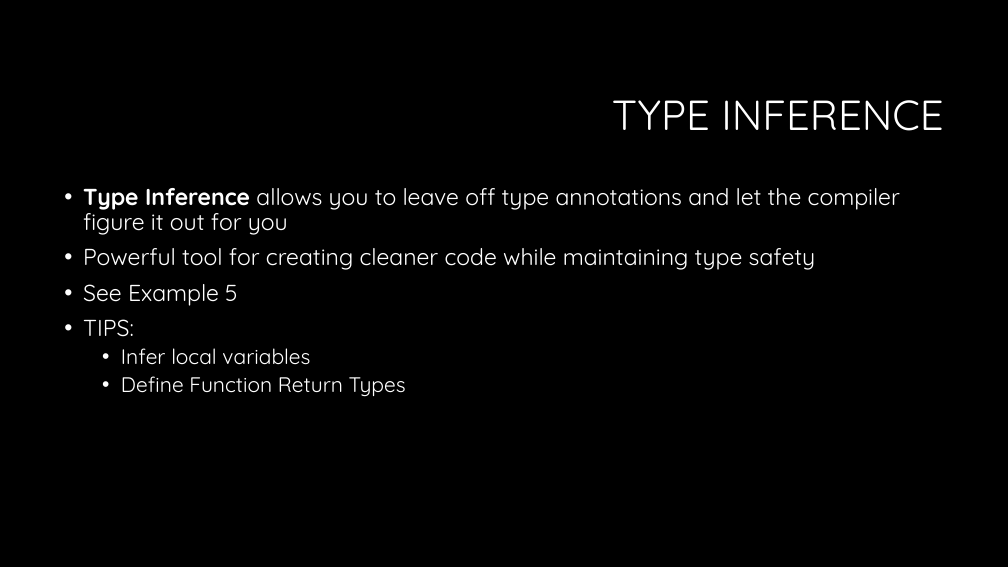
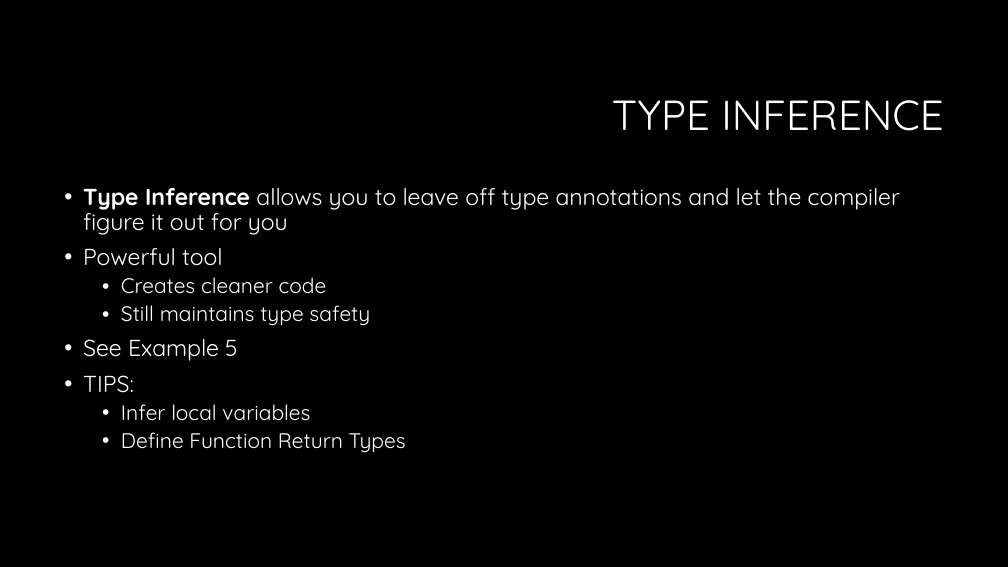
Before and after one commit to RonPenton/intro-to-typescript, a slide deck: slide 33 of Web development with Typescript.pptx (slide 31 before the commit). Drawn at 1008x567 pixels with LibreOffice and Linux fonts; fonts in the diff are those of the drawing; background and template pictures are left out. Boxes give left, top, right and bottom in pixels: in the first picture for what was removed or moved away, otherwise in the second. Text is boxed around its words. In the diff, an @@ line names an element or a change of style, - is before the commit and + after.

```diff
--- a/Web development with Typescript.pptx
+++ b/Web development with Typescript.pptx
@@ text at (83, 248, 370, 326): text changed; size 22 to 20 pt @@
-• Powerful tool for creating cleaner code while maintaining type safety
+• Powerful tool
+  • Creates cleaner code
+  • Still maintains type safety
```
Also in this commit, not shown: 18 other slides changed, 3 slides added, 2 slides removed.
